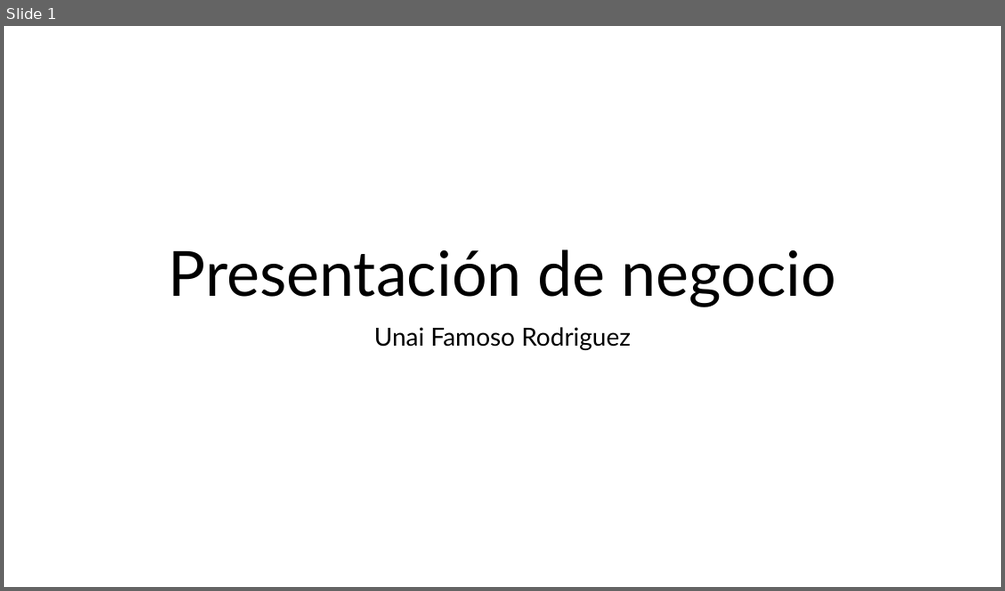
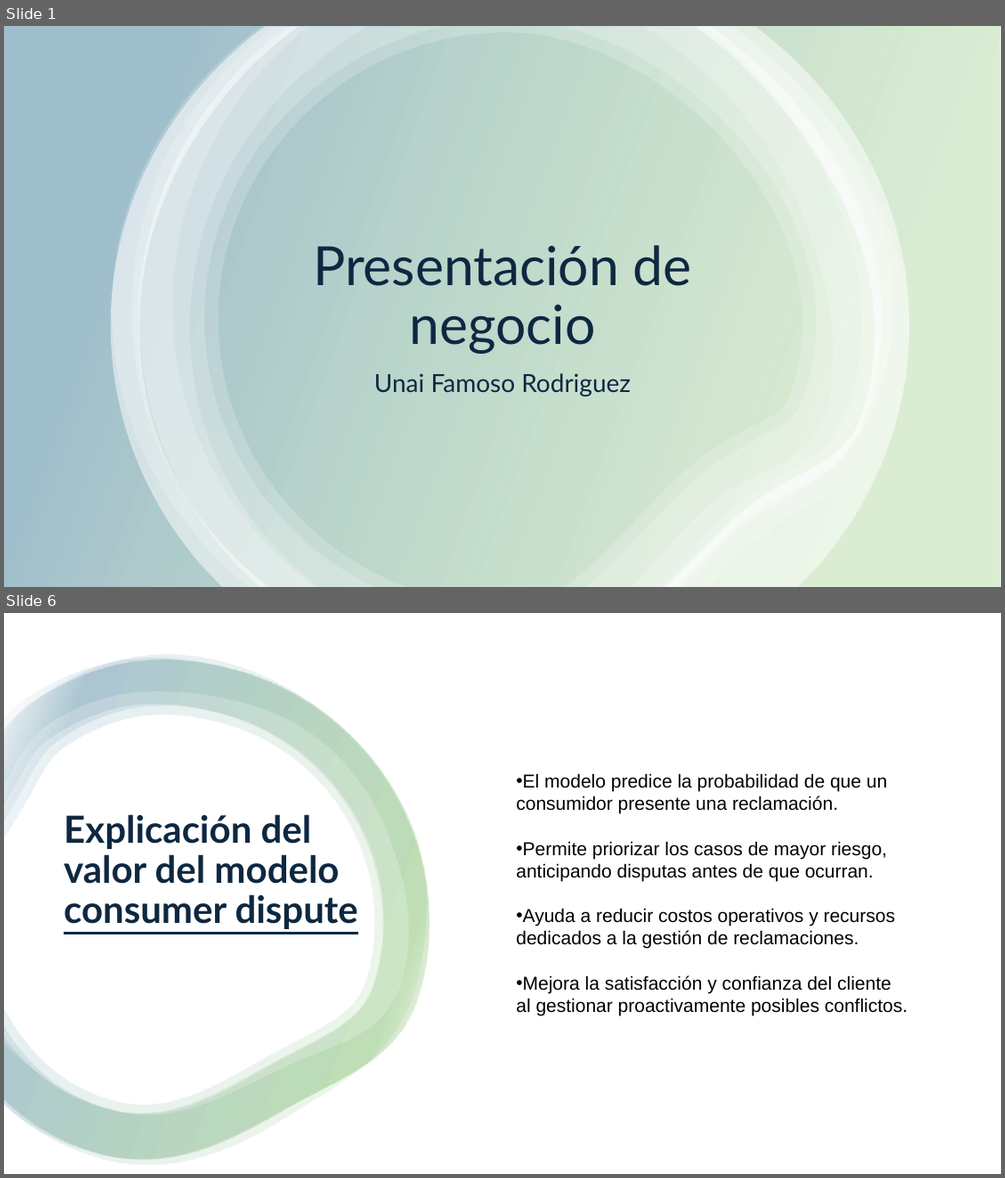
Before and after one commit to UnaiFam/Projecto-Final-ML, a slide deck: docs/Presentacion de negocio.pptx. Shown one above the other, each under a label of ours: slide 1 before the commit, slides 1 and 6 after it; the slides between them are not shown. The pictures are 1005x591 and 1005x1178 pixels, drawn with LibreOffice and Linux fonts; fonts in the diff are those of the drawing. Boxes give left, top, right and bottom in pixels: in the first picture for what was removed or moved away, otherwise in the second. Text is boxed around its words. In the diff, an @@ line names an element or a change of style, - is before the commit and + after.

```diff
--- a/docs/Presentacion de negocio.pptx
+++ b/docs/Presentacion de negocio.pptx
@@ slide 6 added at box(4, 613, 1001, 1174), background #FFFFFF @@
@@ rectangle added at box(4, 613, 1001, 1174), fill #FFFFFF @@
@@ group added at box(4, 655, 429, 1165): 4 freeform shapes @@
@@ text added at box(516, 773, 907, 1016), 18 pt, text #000000 @@
+• El modelo predice la probabilidad de que un consumidor presente una reclamación.
+• Permite priorizar los casos de mayor riesgo, anticipando disputas antes de que ocurran.
+• Ayuda a reducir costos operativos y recursos dedicados a la gestión de reclamaciones.
+• Mejora la satisfacción y confianza del cliente al gestionar proactivamente posibles conflictos.
@@ title added at box(64, 814, 358, 929), 36 pt, text #0E2841, bold @@
+Explicación del valor del modelo consumer dispute
@@ slide 1 changed as well @@
@@ rectangle added at box(4, 26, 1001, 587), fill gradient #4EA72E to #156082 @@
@@ group added at box(111, 26, 909, 587): 6 freeform shapes @@
@@ title "Presentación de negocio": place and size @@
-title "Presentación de negocio" at box(169, 249, 836, 307)
+title "Presentación de negocio" at box(313, 245, 692, 354)
@@ title "Presentación de negocio" at box(313, 245, 692, 354): size 60 to 52 pt, text colour #000000 to #0E2841 @@
@@ subtitle "Unai Famoso Rodriguez": place and size @@
-subtitle "Unai Famoso Rodriguez" at box(374, 327, 631, 350)
+subtitle "Unai Famoso Rodriguez" at box(374, 373, 631, 396)
@@ subtitle "Unai Famoso Rodriguez" at box(374, 373, 631, 396): text colour #000000 to #0E2841 @@
```
Also in this commit, not shown: 8 other slides added, 3 slides removed, 28 other files.
